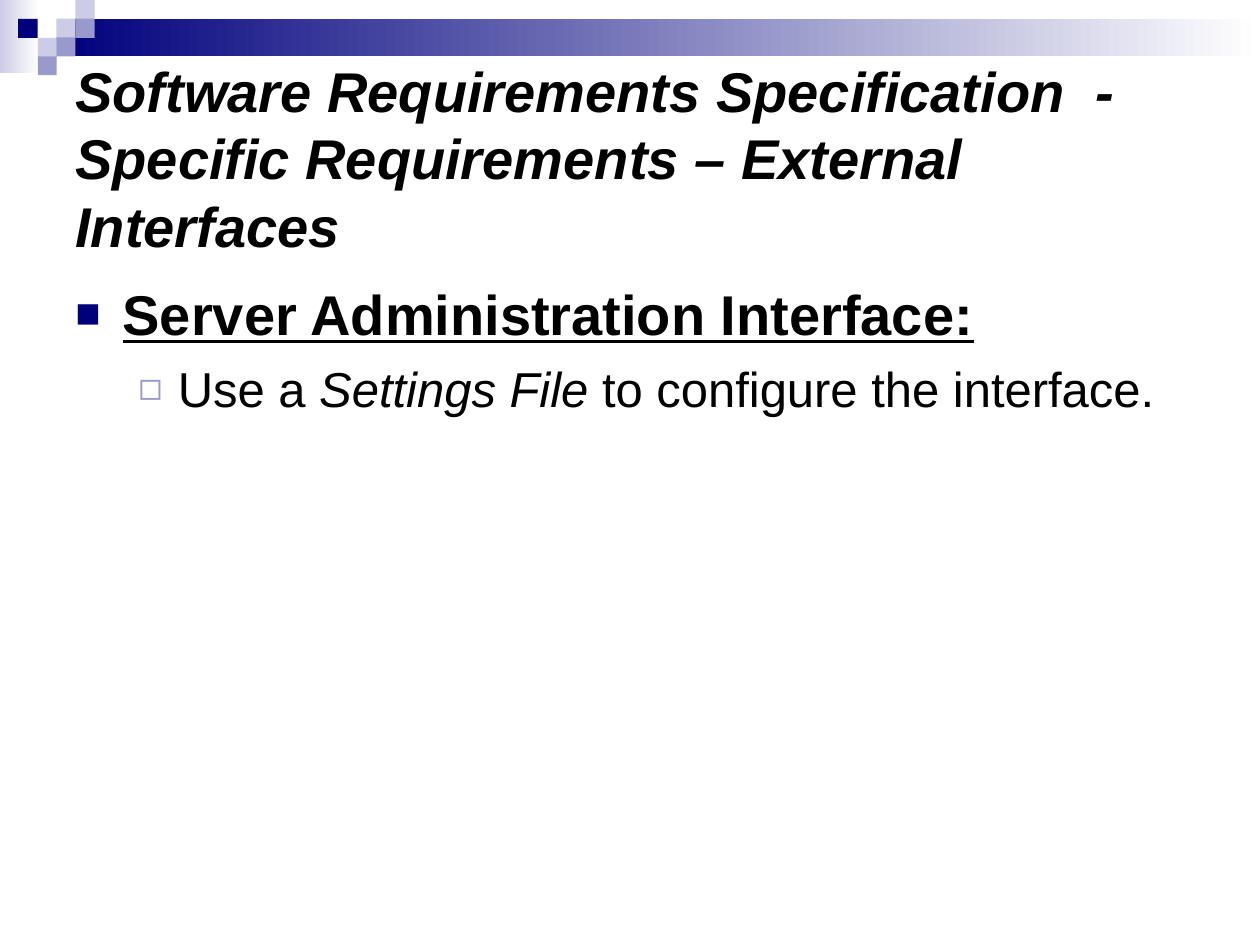
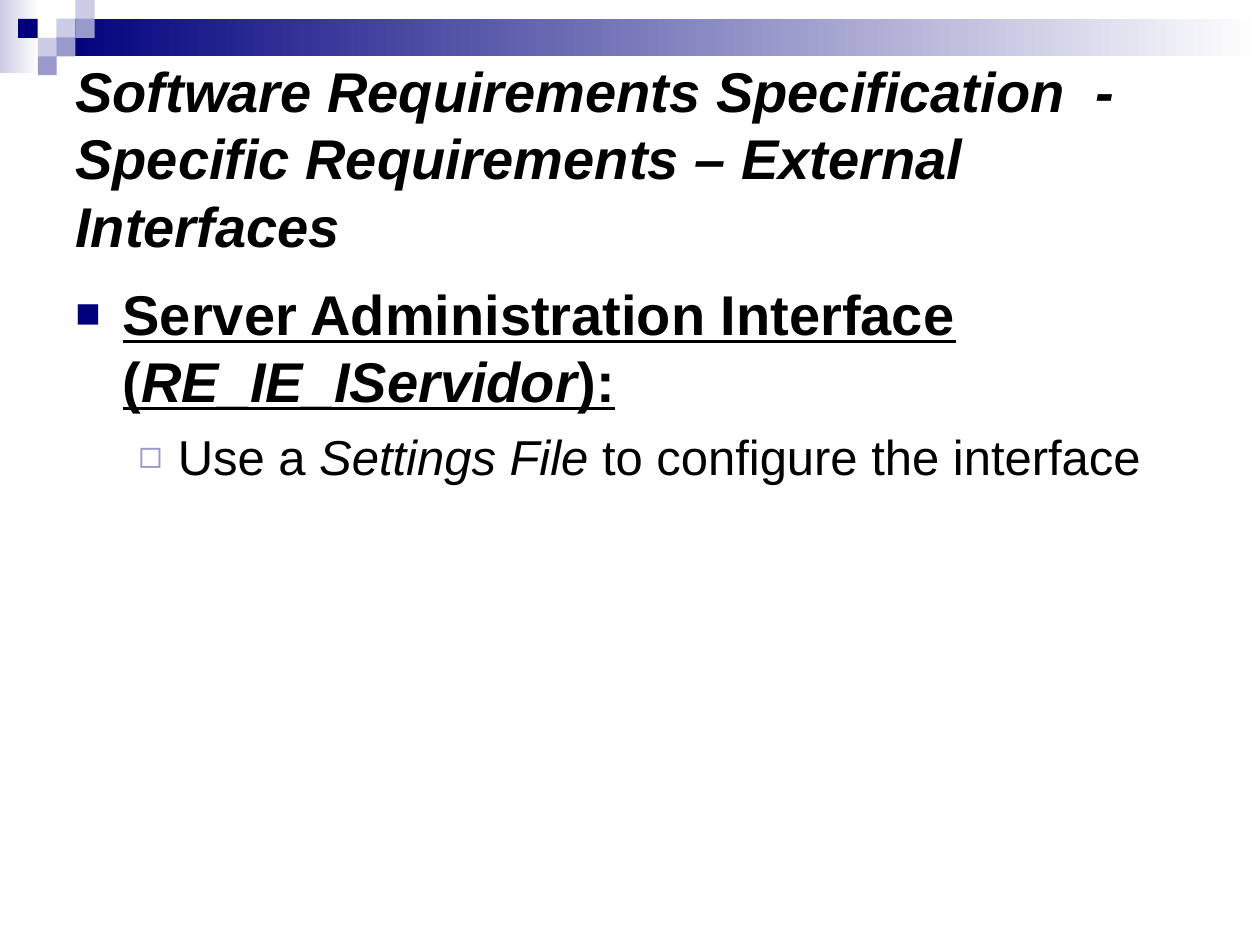
Before and after one commit to munsuri/egorilla, a slide deck: slide 27 of doc/PresentacionIS.ppt (slide 26 before the commit). Drawn at 1260x945 pixels with LibreOffice and Linux fonts; fonts in the diff are those of the drawing. Boxes give left, top, right and bottom in pixels: in the first picture for what was removed or moved away, otherwise in the second. Text is boxed around its words. In the diff, an @@ line names an element or a change of style, - is before the commit and + after.

```diff
--- a/doc/PresentacionIS.ppt
+++ b/doc/PresentacionIS.ppt
@@ text at (x1=123, y1=294, x2=1141, y2=485): text changed; size 28 to 32 pt; bold on @@
-■ Server Administration Interface:
-  ◻ Use a Settings File to configure the interface.
+■ Server Administration Interface (RE_IE_IServidor):
+  ◻ Use a Settings File to configure the interface
```
Also in this commit, not shown: 5 other slides changed, 4 slides added.
